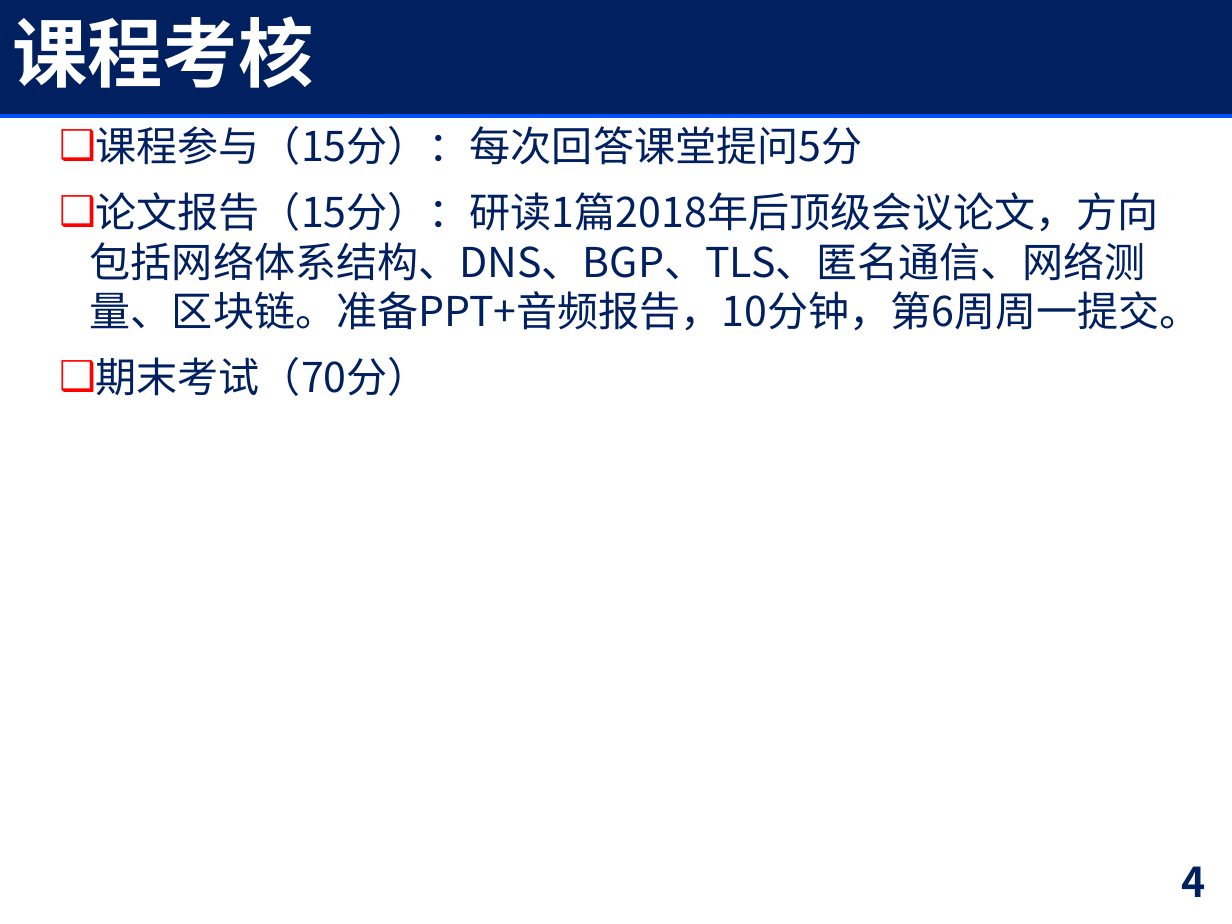
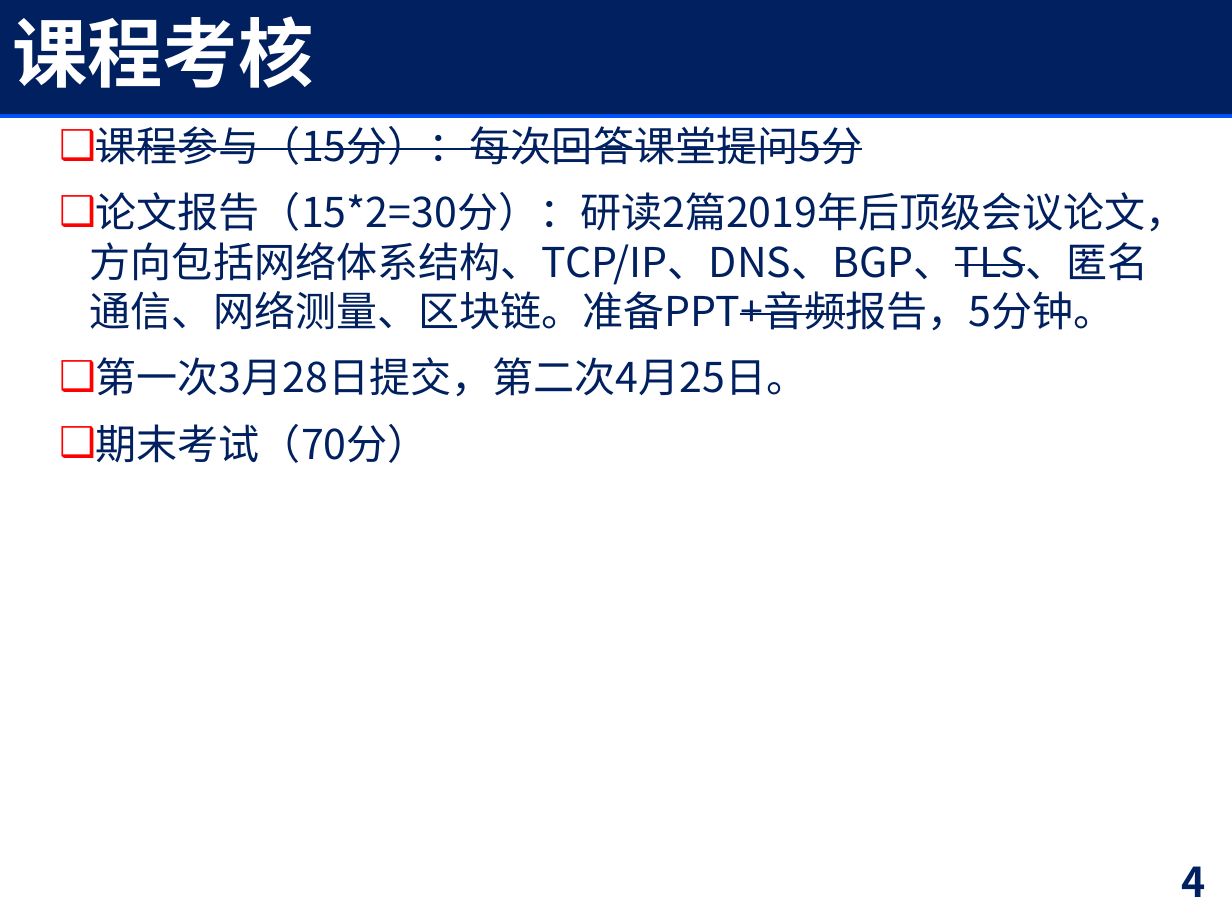
Before and after one commit to YuZhang/Security-Courseware, a slide deck: slide 4 of internet-security/intro.pptx. Drawn at 1232x924 pixels with LibreOffice and Linux fonts; fonts in the diff are those of the drawing. Boxes give left, top, right and bottom in pixels: in the first picture for what was removed or moved away, otherwise in the second. Text is boxed around its words. In the diff, an @@ line names an element or a change of style, - is before the commit and + after.

```diff
--- a/internet-security/intro.pptx
+++ b/internet-security/intro.pptx
@@ text at [96,126,863,165]: strikethrough on in "课程参与（15分）：每次回答课堂提问5分" @@
@@ text at [90,192,1187,397]: text changed @@
-❑ 论文报告（15分）：研读1篇2018年后顶级会议论文，方向包括网络体系结构、DNS、BGP、TLS、匿名通信、网络测量、区块链。准备PPT+音频报告，10分钟，第6周周一提交。
+❑ 论文报告（15*2=30分）：研读2篇2019年后顶级会议论文，方向包括网络体系结构、TCP/IP、DNS、BGP、TLS、匿名通信、网络测量、区块链。准备PPT+音频报告，5分钟。
+❑ 第一次3月28日提交，第二次4月25日。
```
Also in this commit, not shown: 2 other slides changed, 2 other files.
